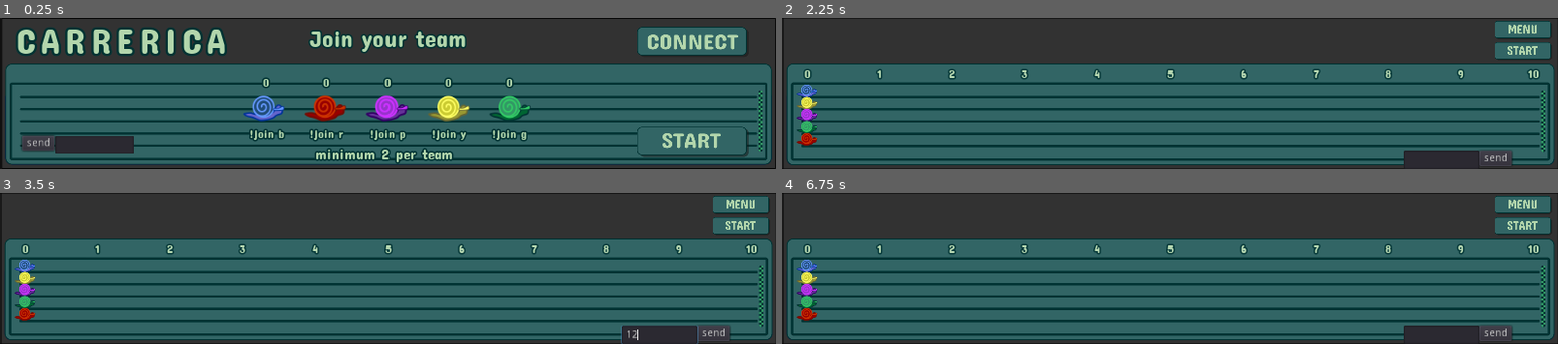
Above: before the commit, frames 1-4 (two rows, left to right).
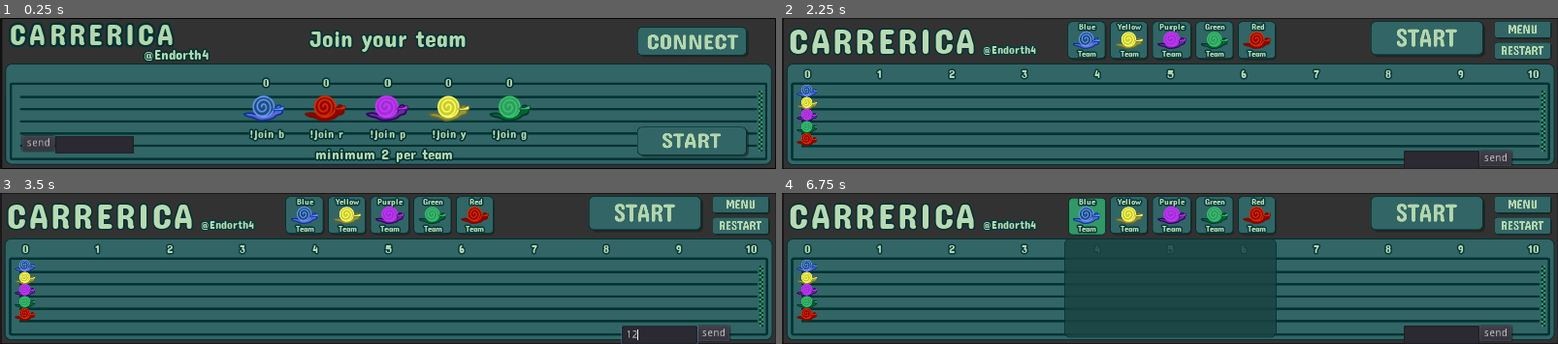
Above: after the commit, the same moments.

Repository: Endorth/Carrerica
Game: Godot game, scene res://scenes/Menu.tscn
The game is run twice, just before and just after one commit, with the same random seed, the same clock (stepped at 60 frames per second) and the same inputs.
Inputs (mouse positions are in pixels of both pictures, inside the frame that each line leads up to):
- Up to frame 1 (0.25 s): no input
- Up to frame 2 (2.25 s): click (875, 144) at 0.52 s; type "12" at 0.6 s; click "send" at 1.25 s; click (1472, 141) at 2 s
- Up to frame 3 (3.5 s): click (659, 334) at 2.77 s; type "12" at 2.85 s
- Up to frame 4 (6.75 s): click "send" at 3.5 s; click (1526, 205) at 4.25 s; click (1472, 316) at 5 s; click (1526, 226) at 5.77 s; click (1084, 215) at 6.5 s, where only the run after the commit has a clickable "Blue"

The runs differ from the first frame. In frame 1, 4.6% of the frame differs, in the area x 1-30%, y 3-30%; in frame 2, 13%; in frame 3, 13%; in frame 4, 27%, in the area x 0-99%, y 1-96%.

Commit message:
game2

Diff:
--- a/scenes/BaseSnail.gd
+++ b/scenes/BaseSnail.gd
@@ -1,7 +1,8 @@
 extends Position2D
 
 export var initial_position : Vector2 = Vector2.ZERO
-
+export var team : String = ''
+onready var sprite = $Sprite
 
 func _ready():
 	global_position = initial_position
--- a/scenes/BlueSnail.tscn
+++ b/scenes/BlueSnail.tscn
@@ -5,6 +5,7 @@
 
 [node name="BlueSnail" instance=ExtResource( 2 )]
 initial_position = Vector2( 32, 101 )
+team = "b"
 
 [node name="Sprite" parent="." index="0"]
 texture = ExtResource( 1 )
--- a/scenes/Carrerica.gd
+++ b/scenes/Carrerica.gd
@@ -1,5 +1,6 @@
 extends Node2D
 
+const TEAMLAB = preload("res://scenes/TeamLabel.tscn")
 onready var purple = $Snails/PurpleSnail
 onready var blue = $Snails/BlueSnail
 onready var red = $Snails/RedSnail
@@ -25,11 +26,77 @@
 var game_is_running : bool = false
 
 func _ready():
-	game_is_running = true
+	$TeamPanel.visible = false
+	$WinPanel.visible = false
+	for lab in $TeamPanel/ScrollContainer/VBoxContainer.get_children():
+		$TeamPanel/ScrollContainer/VBoxContainer.remove_child(lab)
+
+	for but in $teamscont.get_children():
+		but.connect("was_pressed", self, "show_team")
+
+func show_team(but, bol):
+	if bol:
+		for b in $teamscont.get_children():
+			if b != but:
+				b.pressed = false
+
+	$TeamPanel.visible = bol
+	fill_teams(but.t)
+
+func fill_teams(c):
+	for lab in $TeamPanel/ScrollContainer/VBoxContainer.get_children():
+		$TeamPanel/ScrollContainer/VBoxContainer.remove_child(lab)
+	match c:
+		'b' :
+			for pl in CDB.blue_players:
+				add_team_lab(pl, true)
+		'r' :
+			for pl in CDB.red_players:
+				add_team_lab(pl, true)
+		'g' :
+			for pl in CDB.green_players:
+				add_team_lab(pl, true)
+		'y' :
+			for pl in CDB.yellow_players:
+				add_team_lab(pl, true)
+		'p' :
+			for pl in CDB.purple_players:
+				add_team_lab(pl, true)
+
+func add_team_lab(pl, bol):
+	var l = TEAMLAB.instance()
+	l.user = pl
+	if bol:
+		$TeamPanel/ScrollContainer/VBoxContainer.add_child(l)
+	else:
+		$WinPanel/ScrollContainer/VBoxContainer.add_child(l)
 
 func snail_wins(snail):
 	game_is_running = false
-	print(snail, " wins")
+	var team = ''
+	var winners = []
+	match snail.team:
+		'b' :
+			team = "BLUE"
+			winners = CDB.blue_players
+		'g' :
+			team = "GREEN"
+			winners = CDB.green_players
+		'r' :
+			team = "RED"
+			winners = CDB.red_players
+		'y' :
+			team = "YELLOW"
+			winners = CDB.yellow_players
+		'p' :
+			team = "PURPLE"
+			winners = CDB.purple_players
+
+	$WinPanel/Label.text = team
+	for pl in winners:
+		add_team_lab(pl, false)
+	$WinPanel/TextureRect.texture = snail.sprite.texture
+	$WinPanel.visible = true
 
 func get_number(msg) -> int:
 	var n = int(msg)
@@ -106,8 +173,8 @@
 func enter_action(msg):
 	if game_is_running:
 		var r = randi()% 10
-#		var user = 'endorth' + str(r)
-		var user = 'endorth4'
+		var user = 'endorth' + str(r)
+#		var user = 'endorth4'
 		if not is_new_player(user):
 			var team = get_player_team(user)
 			match team:
@@ -155,5 +222,10 @@
 
 
 func _on_StartButton_pressed():
+	game_is_running = true
+	$GUI/StartButton.disabled = true
+
+
+func _on_RestartButton_pressed():
 	# warning-ignore: return_value_discarded
 	get_tree().reload_current_scene()
--- a/scenes/Carrerica.tscn
+++ b/scenes/Carrerica.tscn
@@ -1,7 +1,7 @@
-[gd_scene load_steps=16 format=2]
+[gd_scene load_steps=29 format=2]
 
 [ext_resource path="res://assets/BG.png" type="Texture" id=1]
-[ext_resource path="res://scenes/RedSnail.tscn" type="PackedScene" id=2]
+[ext_resource path="res://assets/Blue.png" type="Texture" id=2]
 [ext_resource path="res://scenes/BlueSnail.tscn" type="PackedScene" id=3]
 [ext_resource path="res://scenes/GreenSnail.tscn" type="PackedScene" id=4]
 [ext_resource path="res://scenes/PurpleSnail.tscn" type="PackedScene" id=5]
@@ -14,12 +14,31 @@
 [ext_resource path="res://assets/menunorm.png" type="Texture" id=12]
 [ext_resource path="res://assets/menupress.png" type="Texture" id=13]
 [ext_resource path="res://assets/font/ConcertOne-Regular.ttf" type="DynamicFontData" id=14]
+[ext_resource path="res://assets/restpress.png" type="Texture" id=15]
+[ext_resource path="res://assets/restnorm.png" type="Texture" id=16]
+[ext_resource path="res://assets/resthov.png" type="Texture" id=17]
+[ext_resource path="res://assets/Green.png" type="Texture" id=18]
+[ext_resource path="res://assets/Purple.png" type="Texture" id=19]
+[ext_resource path="res://assets/Red.png" type="Texture" id=20]
+[ext_resource path="res://assets/Yellow.png" type="Texture" id=21]
+[ext_resource path="res://scenes/RedSnail.tscn" type="PackedScene" id=22]
+[ext_resource path="res://scenes/TeamButton.tscn" type="PackedScene" id=23]
+[ext_resource path="res://assets/bgconn.png" type="Texture" id=24]
+[ext_resource path="res://scenes/TeamLabel.tscn" type="PackedScene" id=25]
+[ext_resource path="res://assets/stbutdis.png" type="Texture" id=26]
 
 [sub_resource type="DynamicFont" id=1]
 outline_size = 2
 outline_color = Color( 0.0313726, 0.231373, 0.231373, 1 )
 font_data = ExtResource( 14 )
 
+[sub_resource type="DynamicFont" id=2]
+size = 48
+outline_size = 2
+outline_color = Color( 0, 0.2, 0.2, 1 )
+extra_spacing_char = 3
+font_data = ExtResource( 14 )
+
 [node name="Carrerica" type="Node2D"]
 script = ExtResource( 7 )
 
@@ -71,13 +90,24 @@
 expand = true
 
 [node name="StartButton" type="TextureButton" parent="GUI"]
+margin_left = 776.0
+margin_top = 4.0
+margin_right = 928.0
+margin_bottom = 52.0
+texture_normal = ExtResource( 9 )
+texture_pressed = ExtResource( 10 )
+texture_hover = ExtResource( 8 )
+texture_disabled = ExtResource( 26 )
+expand = true
+
+[node name="RestartButton" type="TextureButton" parent="GUI"]
 margin_left = 940.0
 margin_top = 32.0
 margin_right = 1016.0
 margin_bottom = 56.0
-texture_normal = ExtResource( 9 )
-texture_pressed = ExtResource( 10 )
-texture_hover = ExtResource( 8 )
+texture_normal = ExtResource( 16 )
+texture_pressed = ExtResource( 15 )
+texture_hover = ExtResource( 17 )
 expand = true
 
 [node name="Label" type="Label" parent="."]
@@ -89,6 +119,23 @@
 custom_fonts/font = SubResource( 1 )
 text = "0"
 
+[node name="Label12" type="Label" parent="."]
+margin_left = 264.0
+margin_top = 32.0
+margin_right = 325.0
+margin_bottom = 46.0
+custom_colors/font_color = Color( 0.72549, 0.854902, 0.701961, 1 )
+custom_fonts/font = SubResource( 1 )
+text = "@Endorth4"
+
+[node name="Label13" type="Label" parent="."]
+margin_left = 8.0
+margin_right = 256.0
+margin_bottom = 38.0
+custom_colors/font_color = Color( 0.72549, 0.854902, 0.701961, 1 )
+custom_fonts/font = SubResource( 2 )
+text = "CARRERICA"
+
 [node name="Label2" type="Label" parent="."]
 margin_left = 124.0
 margin_top = 64.0
@@ -178,7 +225,171 @@
 custom_colors/font_color = Color( 0.72549, 0.854902, 0.701961, 1 )
 custom_fonts/font = SubResource( 1 )
 text = "10"
+
+[node name="teamscont" type="HBoxContainer" parent="."]
+margin_left = 376.0
+margin_top = 4.0
+margin_right = 652.0
+margin_bottom = 56.0
+
+[node name="TeamButton" parent="teamscont" instance=ExtResource( 23 )]
+team = "Blue"
+t = "b"
+texture = ExtResource( 2 )
+
+[node name="TeamButton2" parent="teamscont" instance=ExtResource( 23 )]
+margin_left = 56.0
+margin_right = 108.0
+team = "Yellow"
+t = "y"
+texture = ExtResource( 21 )
+
+[node name="TeamButton3" parent="teamscont" instance=ExtResource( 23 )]
+margin_left = 112.0
+margin_right = 164.0
+team = "Purple"
+t = "p"
+texture = ExtResource( 19 )
+
+[node name="TeamButton4" parent="teamscont" instance=ExtResource( 23 )]
+margin_left = 168.0
+margin_right = 220.0
+team = "Green"
+t = "g"
+texture = ExtResource( 18 )
+
+[node name="TeamButton5" parent="teamscont" instance=ExtResource( 23 )]
+margin_left = 224.0
+margin_right = 276.0
+team = "Red"
+t = "r"
+texture = ExtResource( 20 )
+
+[node name="WinPanel" type="NinePatchRect" parent="."]
+margin_left = 704.0
+margin_top = 60.0
+margin_right = 980.0
+margin_bottom = 192.0
+texture = ExtResource( 24 )
+patch_margin_left = 30
+patch_margin_top = 30
+patch_margin_right = 26
+patch_margin_bottom = 28
+
+[node name="TextureRect" type="TextureRect" parent="WinPanel"]
+margin_left = 12.0
+margin_top = 20.0
+margin_right = 77.0
+margin_bottom = 85.0
+texture = ExtResource( 20 )
+
+[node name="Label" type="Label" parent="WinPanel"]
+margin_left = 8.0
+margin_top = 16.0
+margin_right = 80.0
+margin_bottom = 30.0
+grow_horizontal = 2
+custom_colors/font_color = Color( 0.72549, 0.854902, 0.701961, 1 )
+custom_fonts/font = SubResource( 1 )
+text = "Red"
+align = 1
+
+[node name="Label2" type="Label" parent="WinPanel"]
+margin_left = 8.0
+margin_top = 68.0
+margin_right = 80.0
+margin_bottom = 82.0
+grow_horizontal = 2
+custom_colors/font_color = Color( 0.72549, 0.854902, 0.701961, 1 )
+custom_fonts/font = SubResource( 1 )
+text = "Team"
+align = 1
+
+[node name="Label3" type="Label" parent="WinPanel"]
+margin_left = 8.0
+margin_top = 100.0
+margin_right = 80.0
+margin_bottom = 114.0
+grow_horizontal = 2
+custom_colors/font_color = Color( 0.72549, 0.854902, 0.701961, 1 )
+custom_fonts/font = SubResource( 1 )
+text = "WINS"
+align = 1
+
+[node name="Label4" type="Label" parent="WinPanel"]
+margin_left = 108.0
+margin_top = 4.0
+margin_right = 239.0
+margin_bottom = 18.0
+grow_horizontal = 2
+custom_colors/font_color = Color( 0.72549, 0.854902, 0.701961, 1 )
+custom_fonts/font = SubResource( 1 )
+text = "CONGRATULATIONS"
+align = 1
+
+[node name="ScrollContainer" type="ScrollContainer" parent="WinPanel"]
+margin_left = 84.0
+margin_top = 28.0
+margin_right = 256.0
+margin_bottom = 120.0
+
+[node name="VBoxContainer" type="VBoxContainer" parent="WinPanel/ScrollContainer"]
+
+[node name="TeamPanel" type="NinePatchRect" parent="."]
+margin_left = 372.0
+margin_top = 60.0
+margin_right = 652.0
+margin_bottom = 192.0
+texture = ExtResource( 24 )
+patch_margin_left = 30
+patch_margin_top = 30
+patch_margin_right = 26
+patch_margin_bottom = 28
+
+[node name="ScrollContainer" type="ScrollContainer" parent="TeamPanel"]
+anchor_right = 1.0
+anchor_bottom = 1.0
+margin_left = 28.0
+margin_top = 8.0
+margin_right = -24.0
+margin_bottom = -8.0
+
+[node name="VBoxContainer" type="VBoxContainer" parent="TeamPanel/ScrollContainer"]
+margin_right = 192.0
+margin_bottom = 156.0
+
+[node name="TeamLabel" parent="TeamPanel/ScrollContainer/VBoxContainer" instance=ExtResource( 25 )]
+margin_bottom = 16.0
+
+[node name="TeamLabel2" parent="TeamPanel/ScrollContainer/VBoxContainer" instance=ExtResource( 25 )]
+margin_top = 20.0
+margin_bottom = 36.0
+
+[node name="TeamLabel3" parent="TeamPanel/ScrollContainer/VBoxContainer" instance=ExtResource( 25 )]
+margin_top = 40.0
+margin_bottom = 56.0
+
+[node name="TeamLabel4" parent="TeamPanel/ScrollContainer/VBoxContainer" instance=ExtResource( 25 )]
+margin_top = 60.0
+margin_bottom = 76.0
+
+[node name="TeamLabel5" parent="TeamPanel/ScrollContainer/VBoxContainer" instance=ExtResource( 25 )]
+margin_top = 80.0
+margin_bottom = 96.0
+
+[node name="TeamLabel6" parent="TeamPanel/ScrollContainer/VBoxContainer" instance=ExtResource( 25 )]
+margin_top = 100.0
+margin_bottom = 116.0
+
+[node name="TeamLabel7" parent="TeamPanel/ScrollContainer/VBoxContainer" instance=ExtResource( 25 )]
+margin_top = 120.0
+margin_bottom = 136.0
+
+[node name="TeamLabel8" parent="TeamPanel/ScrollContainer/VBoxContainer" instance=ExtResource( 25 )]
+margin_top = 140.0
+margin_bottom = 156.0
 
 [connection signal="pressed" from="GUI/SendButton" to="." method="_on_SendButton_pressed"]
 [connection signal="pressed" from="GUI/MenuButton" to="." method="_on_MenuButton_pressed"]
 [connection signal="pressed" from="GUI/StartButton" to="." method="_on_StartButton_pressed"]
+[connection signal="pressed" from="GUI/RestartButton" to="." method="_on_RestartButton_pressed"]
--- a/scenes/GreenSnail.tscn
+++ b/scenes/GreenSnail.tscn
@@ -5,6 +5,7 @@
 
 [node name="GreenSnail" instance=ExtResource( 2 )]
 initial_position = Vector2( 32, 149 )
+team = "g"
 
 [node name="Sprite" parent="." index="0"]
 texture = ExtResource( 1 )
--- a/scenes/Menu.gd
+++ b/scenes/Menu.gd
@@ -19,8 +19,8 @@
 
 func enter_action(msg):
 	var r = randi() % 10
-#	var user = 'endorth' + str(r)
-	var user = 'endorth4'
+	var user = 'endorth' + str(r)
+#	var user = 'endorth4'
 	if is_new_player(user):
 		if msg.begins_with("!join "):
 			msg.erase(0, 6)
--- a/scenes/Menu.tscn
+++ b/scenes/Menu.tscn
@@ -17,10 +17,10 @@
 [ext_resource path="res://assets/Yellow.png" type="Texture" id=15]
 
 [sub_resource type="DynamicFont" id=1]
-size = 48
+size = 41
 outline_size = 3
 outline_color = Color( 0, 0.2, 0.2, 1 )
-extra_spacing_char = 7
+extra_spacing_char = 4
 font_data = ExtResource( 2 )
 
 [sub_resource type="DynamicFont" id=2]
@@ -60,9 +60,10 @@
 expand = true
 
 [node name="Label" type="Label" parent="."]
-margin_left = 20.0
-margin_right = 300.0
-margin_bottom = 38.0
+margin_left = 12.0
+margin_top = -4.0
+margin_right = 292.0
+margin_bottom = 34.0
 custom_colors/font_color = Color( 0.705882, 0.843137, 0.678431, 1 )
 custom_fonts/font = SubResource( 1 )
 text = "CARRERICA"
@@ -84,6 +85,15 @@
 custom_colors/font_color = Color( 0.705882, 0.843137, 0.678431, 1 )
 custom_fonts/font = SubResource( 5 )
 text = "minimum 2 per team"
+
+[node name="Label9" type="Label" parent="."]
+margin_left = 188.0
+margin_top = 36.0
+margin_right = 281.0
+margin_bottom = 62.0
+custom_colors/font_color = Color( 0.705882, 0.843137, 0.678431, 1 )
+custom_fonts/font = SubResource( 5 )
+text = "@Endorth4"
 
 [node name="Label3" type="Label" parent="."]
 margin_left = 328.0
@@ -260,9 +270,9 @@
 expand = true
 
 [node name="Label" type="Label" parent="ConnectPanel"]
-margin_left = 16.0
+margin_left = 8.0
 margin_top = 8.0
-margin_right = 98.0
+margin_right = 90.0
 margin_bottom = 22.0
 custom_colors/font_color = Color( 0.705882, 0.843137, 0.678431, 1 )
 custom_fonts/font = SubResource( 3 )
@@ -278,37 +288,37 @@
 autowrap = true
 
 [node name="Label2" type="Label" parent="ConnectPanel"]
-margin_left = 16.0
+margin_left = 8.0
 margin_top = 36.0
-margin_right = 98.0
+margin_right = 100.0
 margin_bottom = 50.0
 custom_colors/font_color = Color( 0.705882, 0.843137, 0.678431, 1 )
 custom_fonts/font = SubResource( 3 )
-text = "Twitch user"
+text = "Twitch token"
 
 [node name="Label3" type="Label" parent="ConnectPanel"]
-margin_left = 16.0
+margin_left = 8.0
 margin_top = 64.0
-margin_right = 98.0
+margin_right = 114.0
 margin_bottom = 78.0
 custom_colors/font_color = Color( 0.705882, 0.843137, 0.678431, 1 )
 custom_fonts/font = SubResource( 3 )
-text = "Twitch user"
+text = "Twitch channel"
 
 [node name="LineEdit" type="LineEdit" parent="ConnectPanel"]
-margin_left = 116.0
+margin_left = 120.0
 margin_top = 8.0
 margin_right = 220.0
 margin_bottom = 32.0
 
 [node name="LineEdit2" type="LineEdit" parent="ConnectPanel"]
-margin_left = 116.0
+margin_left = 120.0
 margin_top = 36.0
 margin_right = 220.0
 margin_bottom = 60.0
 
 [node name="LineEdit3" type="LineEdit" parent="ConnectPanel"]
-margin_left = 116.0
+margin_left = 120.0
 margin_top = 64.0
 margin_right = 220.0
 margin_bottom = 88.0
--- a/scenes/PurpleSnail.tscn
+++ b/scenes/PurpleSnail.tscn
@@ -5,6 +5,7 @@
 
 [node name="PurpleSnail" instance=ExtResource( 2 )]
 initial_position = Vector2( 32, 133 )
+team = "p"
 
 [node name="Sprite" parent="." index="0"]
 texture = ExtResource( 1 )
--- a/scenes/RedSnail.tscn
+++ b/scenes/RedSnail.tscn
@@ -5,6 +5,7 @@
 
 [node name="RedSnail" instance=ExtResource( 2 )]
 initial_position = Vector2( 32, 165 )
+team = "r"
 
 [node name="Sprite" parent="." index="0"]
 texture = ExtResource( 1 )
--- /dev/null
+++ b/scenes/TeamButton.gd
@@ -0,0 +1,16 @@
+extends TextureButton
+
+
+export var team : String = ''
+export var t : String = ''
+export (Texture) var texture = null
+
+signal was_pressed()
+
+func _ready():
+	$Label.text = team
+	$TextureRect.texture = texture
+
+
+func _on_TeamButton_toggled(button_pressed):
+	emit_signal("was_pressed", self, button_pressed)
--- /dev/null
+++ b/scenes/TeamButton.tscn
@@ -0,0 +1,56 @@
+[gd_scene load_steps=8 format=2]
+
+[ext_resource path="res://assets/Purple.png" type="Texture" id=1]
+[ext_resource path="res://assets/font/ConcertOne-Regular.ttf" type="DynamicFontData" id=2]
+[ext_resource path="res://assets/teamnorm.png" type="Texture" id=3]
+[ext_resource path="res://assets/teampress.png" type="Texture" id=4]
+[ext_resource path="res://assets/teamhov.png" type="Texture" id=5]
+[ext_resource path="res://scenes/TeamButton.gd" type="Script" id=6]
+
+[sub_resource type="DynamicFont" id=1]
+size = 12
+outline_size = 2
+outline_color = Color( 0.0313726, 0.231373, 0.231373, 1 )
+font_data = ExtResource( 2 )
+
+[node name="TeamButton" type="TextureButton"]
+margin_right = 52.0
+margin_bottom = 52.0
+rect_min_size = Vector2( 52, 52 )
+toggle_mode = true
+texture_normal = ExtResource( 3 )
+texture_pressed = ExtResource( 4 )
+texture_hover = ExtResource( 5 )
+expand = true
+script = ExtResource( 6 )
+
+[node name="Label" type="Label" parent="."]
+margin_left = 4.0
+margin_right = 48.0
+margin_bottom = 14.0
+grow_horizontal = 2
+custom_colors/font_color = Color( 0.72549, 0.854902, 0.701961, 1 )
+custom_fonts/font = SubResource( 1 )
+text = "hola"
+align = 1
+
+[node name="Label2" type="Label" parent="."]
+margin_left = 4.0
+margin_top = 36.0
+margin_right = 48.0
+margin_bottom = 50.0
+grow_horizontal = 2
+custom_colors/font_color = Color( 0.72549, 0.854902, 0.701961, 1 )
+custom_fonts/font = SubResource( 1 )
+text = "Team"
+align = 1
+
+[node name="TextureRect" type="TextureRect" parent="."]
+margin_left = 4.0
+margin_top = 4.0
+margin_right = 48.0
+margin_bottom = 48.0
+texture = ExtResource( 1 )
+expand = true
+
+[connection signal="toggled" from="." to="." method="_on_TeamButton_toggled"]
--- /dev/null
+++ b/scenes/TeamLabel.gd
@@ -0,0 +1,7 @@
+extends Label
+
+
+var user = ''
+
+func _ready():
+	text = user
--- /dev/null
+++ b/scenes/TeamLabel.tscn
@@ -0,0 +1,20 @@
+[gd_scene load_steps=4 format=2]
+
+[ext_resource path="res://assets/font/ConcertOne-Regular.ttf" type="DynamicFontData" id=1]
+[ext_resource path="res://scenes/TeamLabel.gd" type="Script" id=2]
+
+[sub_resource type="DynamicFont" id=1]
+outline_size = 2
+outline_color = Color( 0.0313726, 0.231373, 0.231373, 1 )
+font_data = ExtResource( 1 )
+
+[node name="TeamLabel" type="Label"]
+margin_right = 192.0
+margin_bottom = 14.0
+grow_horizontal = 2
+rect_min_size = Vector2( 192, 16 )
+custom_colors/font_color = Color( 0.72549, 0.854902, 0.701961, 1 )
+custom_fonts/font = SubResource( 1 )
+text = "hola"
+align = 1
+script = ExtResource( 2 )
--- a/scenes/YellowSnail.tscn
+++ b/scenes/YellowSnail.tscn
@@ -5,6 +5,7 @@
 
 [node name="YellowSnail" instance=ExtResource( 2 )]
 initial_position = Vector2( 32, 117 )
+team = "y"
 
 [node name="Sprite" parent="." index="0"]
 texture = ExtResource( 1 )
--- /dev/null
+++ b/scripts/TwichHelper.gd
@@ -0,0 +1,91 @@
+extends Node
+
+signal print_message(message)
+signal send_message(message)
+signal received_message(message, user)
+
+
+var channel : String = ''
+var user : String = ''
+var token : String = ''
+
+# The URL we will connect to
+export var websocket_url = "wss://irc-ws.chat.twitch.tv:443"
+
+# Our WebSocketClient instance
+var _client = WebSocketClient.new()
+var connected:bool = false
+
+# Called when the node enters the scene tree for the first time.
+func _ready():
+	# activate ssl
+	_client.verify_ssl = true
+	# Connect base signals to get notified of connection open, close, and errors.
+	_client.connect("connection_closed", self, "closed")
+	_client.connect("connection_error", self, "closed")
+	_client.connect("connection_established", self, "connected")
+	# This signal is emitted when not using the Multiplayer API every time
+	# a full packet is received.
+	# Alternatively, you could check get_peer(1).get_available_packets() in a loop.
+	_client.connect("data_received", self, "on_data")
+
+
+
+	emit_signal("print_message", "Connecting to %s" % [websocket_url])
+	# Initiate connection to the given URL.
+	var err = _client.connect_to_url(websocket_url)
+	if err != OK:
+		emit_signal("print_message", "Unable to connect Twitch")
+
+
+# Called every frame. 'delta' is the elapsed time since the previous frame.
+func _process(delta):
+	if _client.get_connection_status() != NetworkedMultiplayerPeer.CONNECTION_DISCONNECTED:
+		_client.poll()
+
+
+func closed(_was_clean = false):
+	# was_clean will tell you if the disconnection was correctly notified
+	# by the remote peer before closing the socket.
+	emit_signal("print_message", "Closed comunication with twich")
+
+func connected(_proto = ""):
+	# You MUST always use get_peer(1).put_packet to send data to server,
+	# and not put_packet directly when not using the MultiplayerAPI.
+	emit_signal("print_message", "Connected with Twich, waiting to join the channel...")
+
+	_client.get_peer(1).set_write_mode(WebSocketPeer.WRITE_MODE_TEXT)
+
+	if Constants.channel != "" && Constants.user != "" && Constants.token != "":
+		connect_to_channel(Constants.token, Constants.user, Constants.channel)
+
+
+func on_data():
+	var messages : PoolStringArray = _client.get_peer(1).get_packet().get_string_from_utf8().strip_edges(false).split("\r\n")
+	for message in messages:
+		#print ("raw: ", message)
+		if(message.begins_with("PING")):
+			sendMessage("PONG :tmi.twitch.tv")
+		else:
+			var msg : PoolStringArray = message.split(" ", false, 1)
+			var messageRaw:String = msg[1]
+			var startIndexMessage = messageRaw.find("#"+Constants.channel)+len("#"+Constants.channel)+2
+			var messageCutted:String = messageRaw.substr(startIndexMessage)
+			var user:String = msg[0].substr(1, msg[0].find("!")-1)
+			if user != Constants.user: #maybe active the message 366?
+				emit_signal("received_message", message, user)
+
+func sendMessage(message:String):
+	if connected:
+		emit_signal("print_message", "sent: %s" % [message])
+		_client.get_peer(1).put_packet(message.to_utf8())
+
+func connect_to_channel(token, channel, user):
+	# sendMessage("CAP REQ :twitch.tv/membership twitch.tv/tags twitch.tv/commands") we need this?
+	if connected:
+		sendMessage("PART #"+Constants.channel)
+
+	connected = true
+	sendMessage("PASS "+token)
+	sendMessage("NICK "+user)
+	sendMessage("JOIN #"+channel)
Binary file added: assets/itchio/banner.png
Binary file added: assets/itchio/cover.png
Binary file added: assets/resthov.png
Not shown, added: assets/resthov.png.import
Binary file added: assets/restnorm.png
Not shown, added: assets/restnorm.png.import
Binary file added: assets/restpress.png
Not shown, added: assets/restpress.png.import
Binary file added: assets/stbutdis.png
Not shown, added: assets/stbutdis.png.import
Binary file added: assets/teamhov.png
Not shown, added: assets/teamhov.png.import
(and 5 more such lines)
